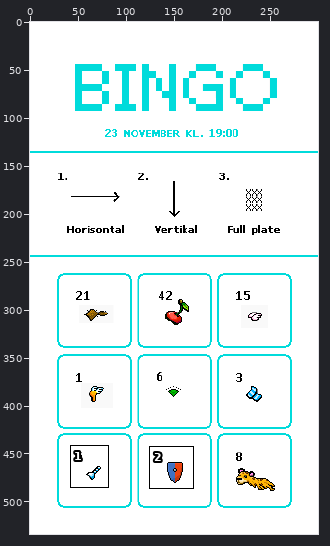
File history of a sprite sheet, bingoplate.png. Above, an overview of the earlier version with the close-up marked.
Close-up. The starting point:
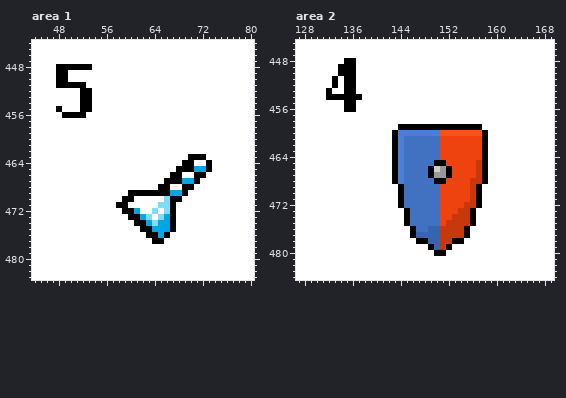
The file is 300x534 pixels. Colours within 5 levels of each other are drawn and written as one. Shown: area 1: x 44..80, y 444..483; area 2: x 127..169, y 445..484. The commit also changed other parts of the picture, which this record leaves out.
After the commit:
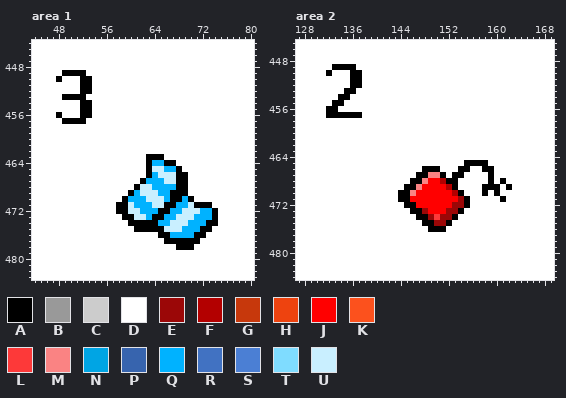
Palette (. is transparent): A #000000  B #999999  C #cccccc  D #ffffff  E #9b0707  F #b30000  G #c7380c  H #ee430f  J #ff0000  K #fc511d  L #fd3939  M #fa8383  N #00a5e4  P #3764ae  Q #00b2ff  R #4172c2  S #4b7fd4  T #7fdcff  U #c9efff
Change:
Area 1:
y 448: x 48..53 AAAAAA -> DDDDDD
y 449: x 48 A -> D; x 50..52 DDD -> AAA
y 450: x 49 A -> D; x 52..53 DD -> AA
y 451: x 48..51 AAAA -> DDDD; x 53 D -> A
y 453: x 49..51 DDD -> AAA; x 53 A -> D
y 455: x 48 A -> D
y 456: x 48..51 DAAA -> ADDD; x 53 D -> A
y 457: x 49..52 DDDD -> AAAA
y 463: x 63..65 DDD -> AAA; x 70..72 AAA -> DDD
y 464: x 63..67 DDDDD -> AQQAA; x 69..70 AA -> DD; x 73 A -> D
y 465: x 63..67 DDDDD -> AUUQQ; x 69..73 AANNA -> DDDDD
y 466: x 63..67 DDDDA -> AQUUU; x 69 D -> A; x 71..72 AA -> DD
y 467: x 62..67 DDDDAA -> AQQQUU; x 69..71 NNA -> ADD
y 468: x 61..68 DDDDAADD -> AUUQQQQA; x 70 A -> D
y 469: x 61..68 AAAAAANN -> QUUUQQAA
y 470: x 60..66 ADDDDDT -> QQQUUUQ; x 69..70 DD -> QA
y 471: x 60..66 DDDDDTT -> UQQQUUA; x 68..73 DDDDDD -> QQUAAA
y 472: x 58 D -> A; x 60..74 ANDDTDTADDDDDDD -> UUQQQAAQQUUUQQA
y 473: x 59 D -> A; x 61..74 ANTDTNADDDDDDD -> UUQAAQQUUUQQQA
y 474: x 60 D -> A; x 63..74 NTNNADDDDDDD -> AAQQUUUQQQAA
y 475: x 61 D -> A; x 64..73 NNNADDDDDD -> AAUUUQQQAA
y 476: x 63..65 AAN -> DDA; x 67..72 DDDDDD -> QQQQAA
y 477: x 64..71 AADDDDDD -> DDAAAAAA
y 478: x 68..70 DDD -> AAA
Area 2:
y 448: x 135..136 AA -> DD
y 449: x 133 D -> A
y 450: x 132 D -> A; x 134..135 AA -> DD; x 137 D -> A
y 451..452: x 133 A -> D; x 135 A -> D; x 137 D -> A
y 453: x 132 A -> D
y 454: x 132..133 AA -> DD; x 136..137 AA -> DD
y 455: x 133..136 DDAA -> AADD
y 456: x 132..133 DD -> AA; x 135..136 AA -> DD
y 457: x 132..137 DDDDDD -> AAAAAA
y 459: x 144..157 AAAAAAAAAAAAAA -> DDDDDDDDDDDDDD
y 460: x 143..158 ASSSSSSSKKKKKKKA -> DDDDDDDDDDDDDDDD
y 461..464: x 143..158 ASRRRRRRHHHHHHHA -> DDDDDDDDDDDDDDDD
y 465: x 143..157 ASRRRRRAAHHHHHG -> DDDDDDDDDDDDAAA
y 466: x 143..148 ASRRRR -> DDDDDA; x 150..157 CBAHHHHG -> ADDDAADD; x 159 D -> A
y 467: x 143..159 ASRRRRABBAHHHHGAD -> DDDDAAMMADAADDDDA
y 468: x 143..159 ASRRRRRAAHHHHGGAD -> DDDAAMJJFAADDDDDA; x 161 D -> A
y 469: x 144..160 ARRRRRRHHHHHGADDD -> DAAMJJJJFADDDDAAA; x 162 D -> A
y 470: x 145..158 RRRRRRHHHHHGAD -> AMJJJJJJFADDDA; x 160 D -> A
y 471: x 145..157 RRRRRRHHHHHGA -> AJJJJJJJJEADD; x 161 D -> A
y 472: x 144..157 ARRRRRRHHHHGGA -> DAAJJJJJJEEADD
y 473: x 145..156 ARRRRRHHHGGA -> DAAEJJJEEADD
y 474: x 145..156 ARRRRRHHGGGA -> DDAAELEEADDD
y 475: x 145..156 ARRRRRHGGGGA -> DDDAAEEADDDD
y 476: x 146..155 ARRPPGGGGA -> DDDAAADDDD
y 477: x 146..155 APPPPGGGGA -> DDDDDDDDDD
y 478: x 147..154 AAPPGGAA -> DDDDDDDD
y 479: x 149..152 APGA -> DDDD
y 480: x 150..151 AA -> DD
Changed places in both close-ups, as pixel boxes (x1, y1, x2, y2):
changed: (56, 64, 92, 124)
changed: (116, 154, 218, 250)
changed: (326, 58, 362, 118)
changed: (392, 124, 512, 256)
